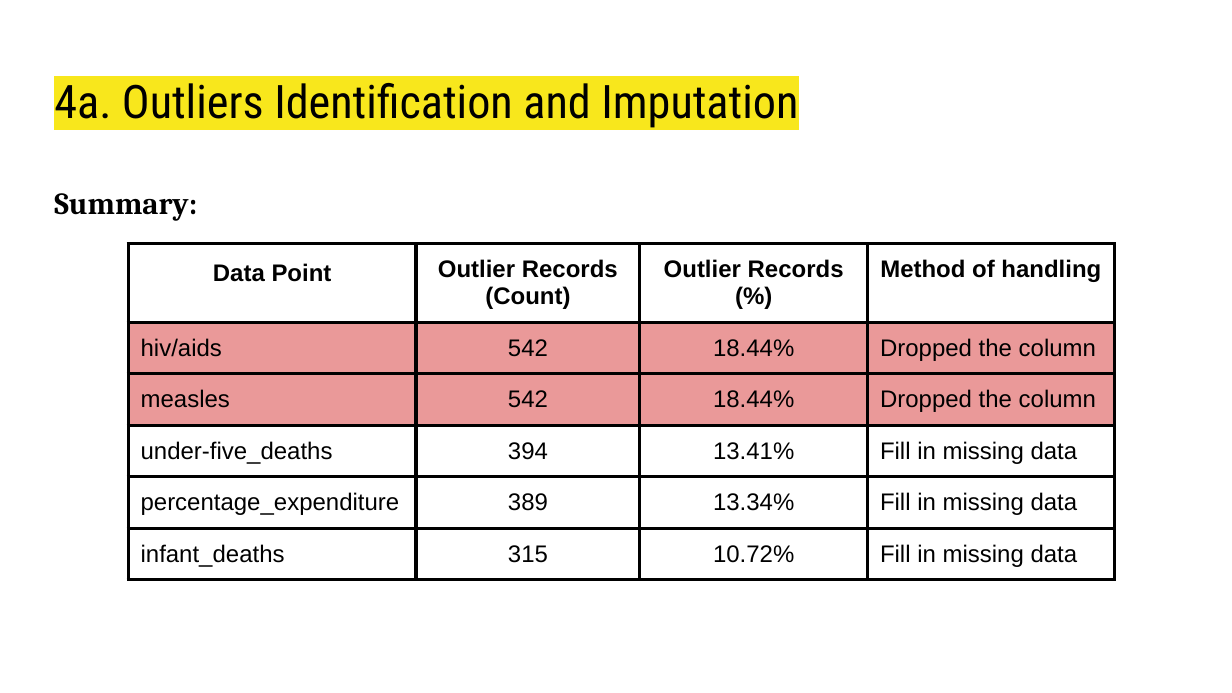
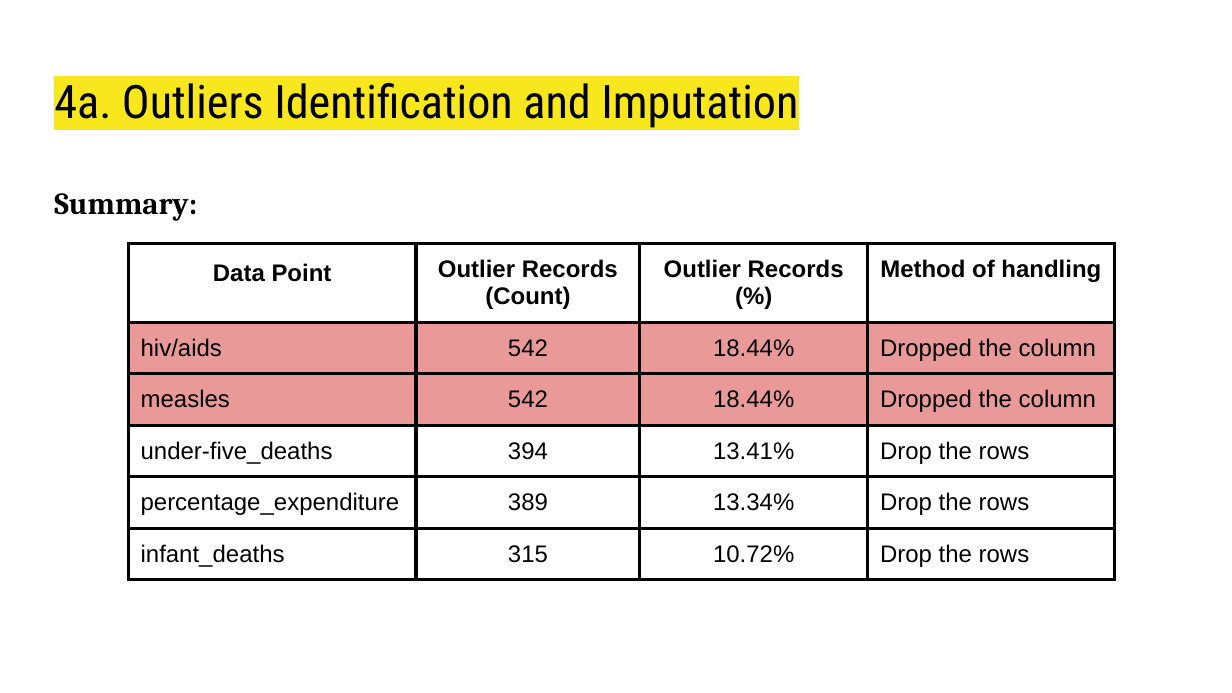
Before and after one commit to sreeram514/AIML_Project, a slide deck: slide 11 of AIML - Cohort1 - Life Expectancy.pptx (slide 10 before the commit). Drawn at 1232x693 pixels with LibreOffice and Linux fonts; fonts in the diff are those of the drawing. Boxes give left, top, right and bottom in pixels: in the first picture for what was removed or moved away, otherwise in the second. Text is boxed around its words. In the diff, an @@ line names an element or a change of style, - is before the commit and + after.

```diff
--- a/AIML - Cohort1 - Life Expectancy.pptx
+++ b/AIML - Cohort1 - Life Expectancy.pptx
@@ table at box(128, 244, 1115, 648) @@
-row 4, column 4: Fill in missing data
+row 4, column 4: Drop the rows
-row 5, column 4: Fill in missing data
+row 5, column 4: Drop the rows
-row 6, column 4: Fill in missing data
+row 6, column 4: Drop the rows
```
Also in this commit, not shown: 6 other slides changed, 2 slides added, 1 slide removed, 3 other files.
